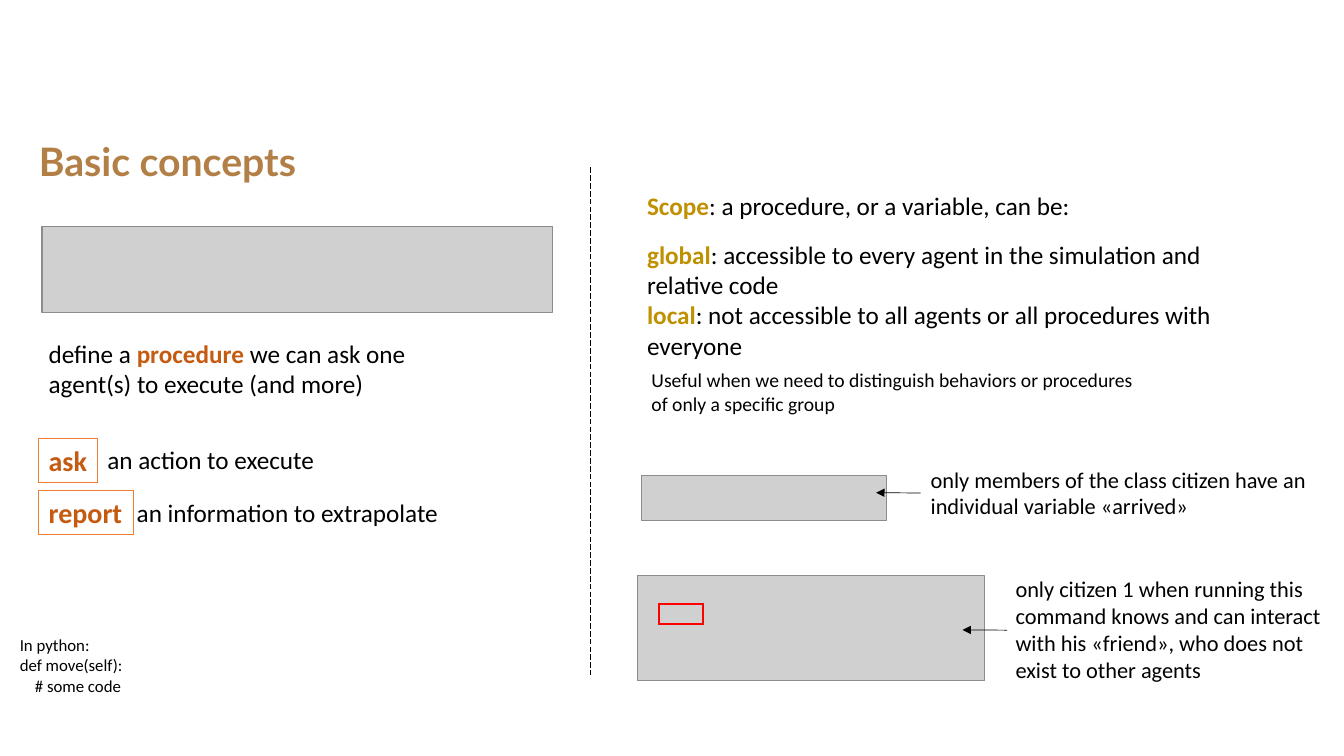
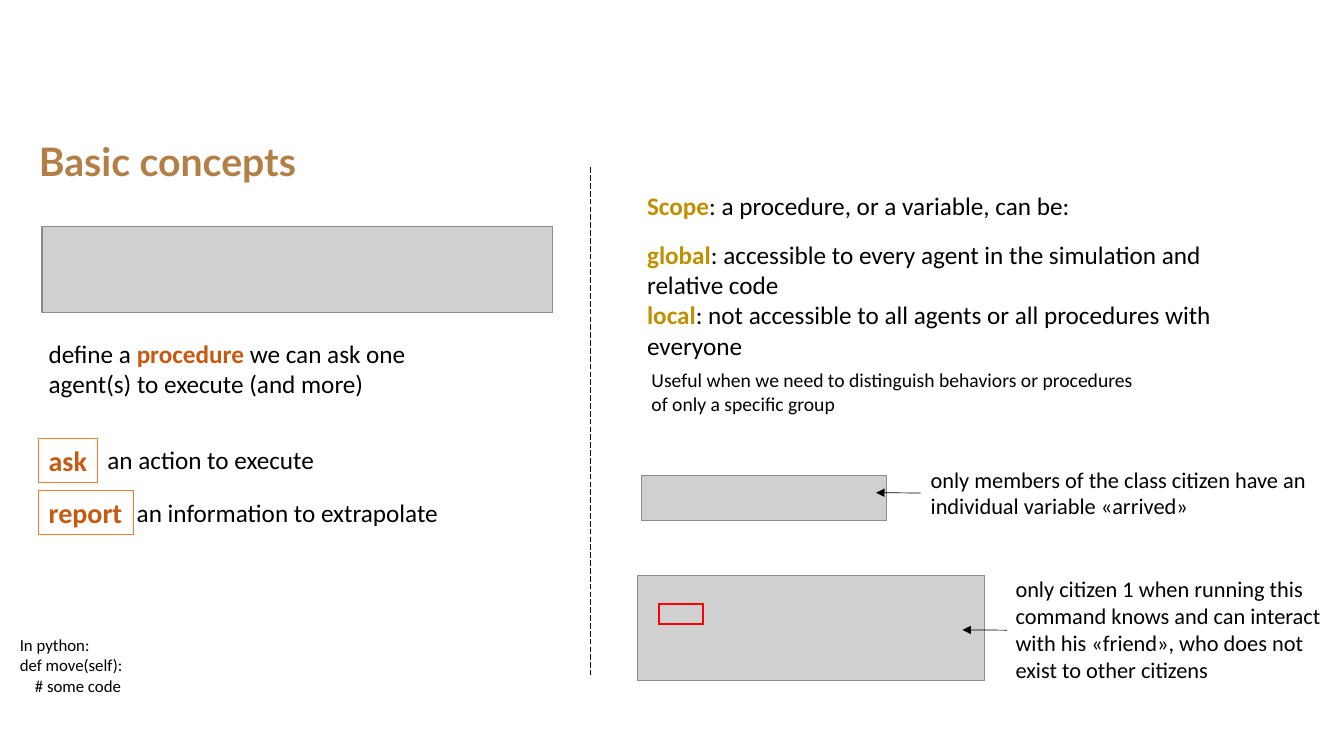
Before and after one commit to RoccoPaolillo/sdsbicocca, a slide deck: slide 8 of netlogo_basics.pptx. Drawn at 1344x756 pixels with LibreOffice and Linux fonts; fonts in the diff are those of the drawing; grey boxes stand for pictures; background and template pictures are left out. Boxes give left, top, right and bottom in pixels: in the first picture for what was removed or moved away, otherwise in the second. Text is boxed around its words. In the diff, an @@ line names an element or a change of style, - is before the commit and + after.

Commit message:
netlogo basics

```diff
--- a/netlogo_basics.pptx
+++ b/netlogo_basics.pptx
@@ text at (x1=1016, y1=581, x2=1320, y2=678): text changed @@
-only citizen 1 when running this command knows and can interact with his «friend», who does not exist to other agents
+only citizen 1 when running this command knows and can interact with his «friend», who does not exist to other citizens
```
Also in this commit, not shown: 4 other slides changed.
